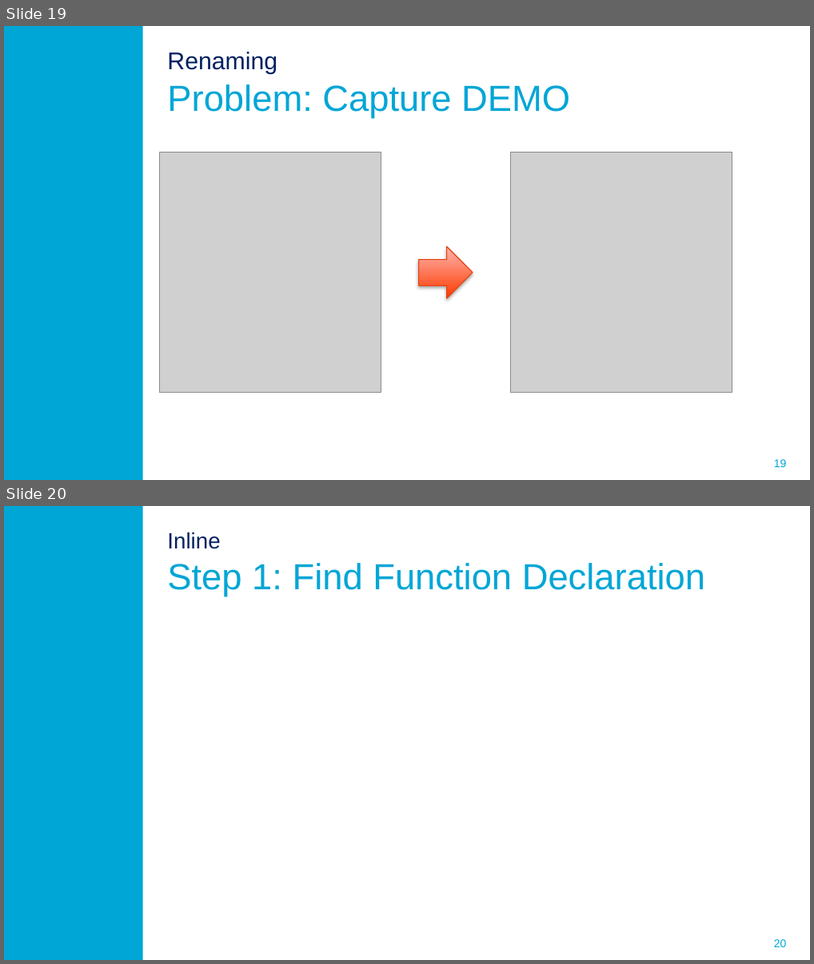
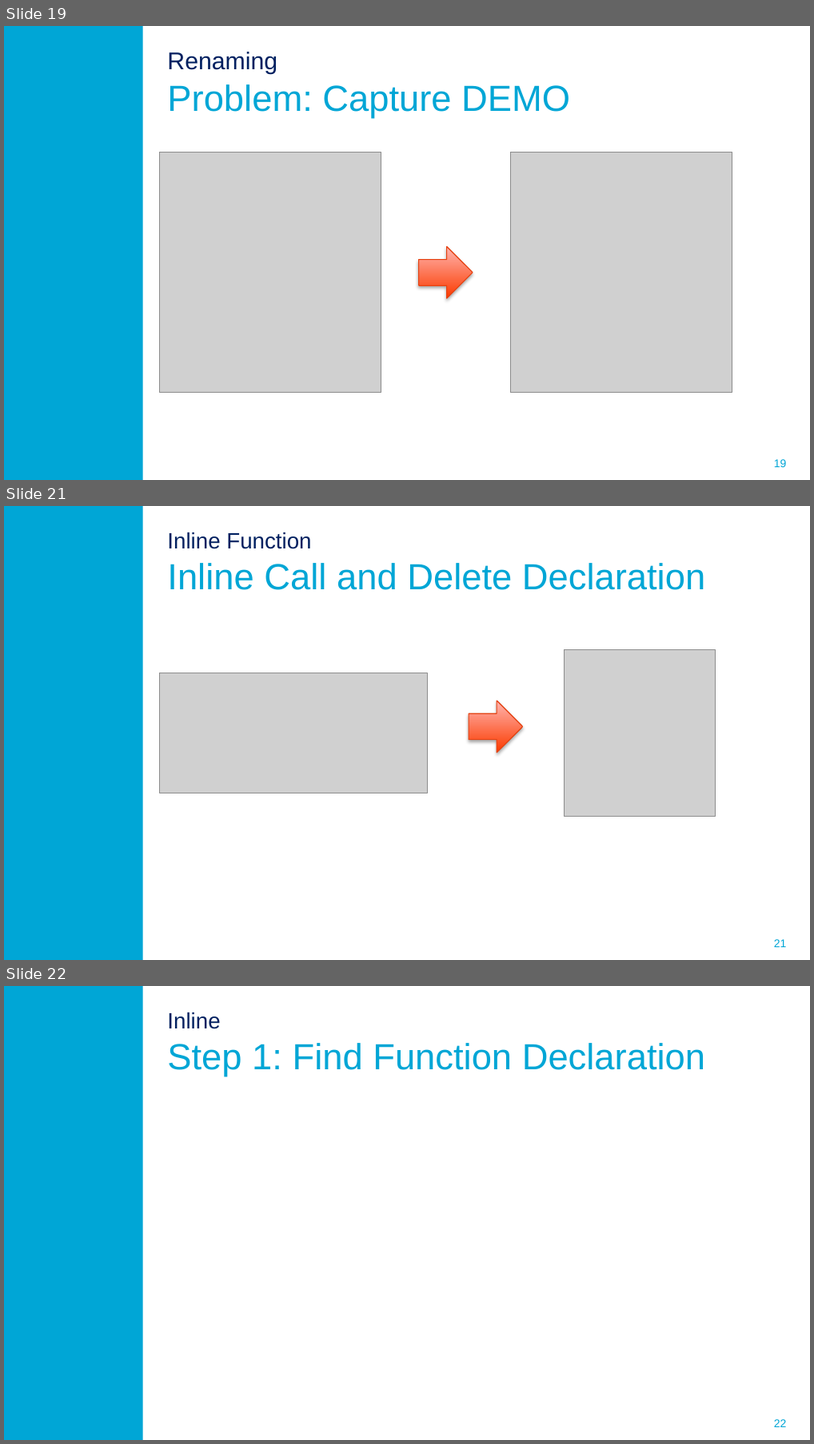
Before and after one commit to ProMisDev/metaborg-tiger, a slide deck: presentation/Misteli_Refactoring_in_Spoofax.pptx. Shown one above the other, each under a label of ours: slides 19 and 20 before the commit, slides 19, 21 and 22 after it; the slides between them are not shown. The pictures are 814x964 and 814x1444 pixels, drawn with LibreOffice and Linux fonts; fonts in the diff are those of the drawing; grey boxes stand for pictures; background and template pictures are left out. Boxes give left, top, right and bottom in pixels: in the first picture for what was removed or moved away, otherwise in the second. Text is boxed around its words. In the diff, an @@ line names an element or a change of style, - is before the commit and + after.

Commit message:
Add slides on inline function

```diff
--- a/presentation/Misteli_Refactoring_in_Spoofax.pptx
+++ b/presentation/Misteli_Refactoring_in_Spoofax.pptx
@@ slide 21 added at [4, 506, 810, 960], background #FFFFFF; not listed: 2 template elements that a slide beside it also shows @@
@@ title added at [167, 532, 706, 590], 32.4 pt, text #00A6D6 @@
+Inline Function
+Inline Call and Delete Declaration
@@ picture added at [565, 649, 716, 816] @@
@@ picture added at [160, 673, 428, 792] @@
@@ right arrow added at [469, 700, 522, 752], fill gradient #FC3A00 to #FFB6B1, outline #E64210 0.75 pt @@
@@ what was slide 20 is now slide 22 @@
@@ page number at [774, 1419, 787, 1427]: text changed @@
-20
+22
```
Also in this commit, not shown: 1 other slide added.
